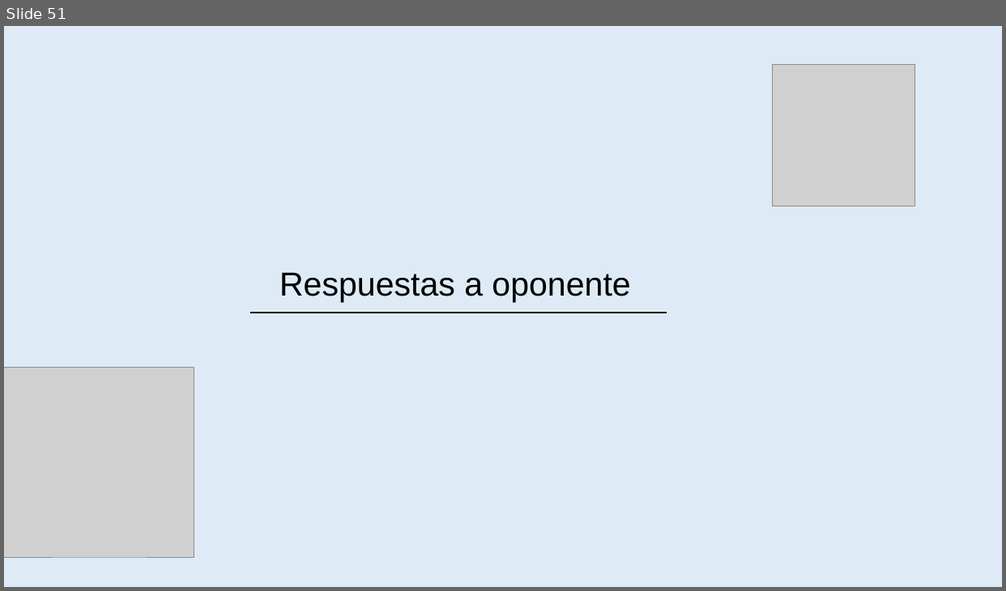
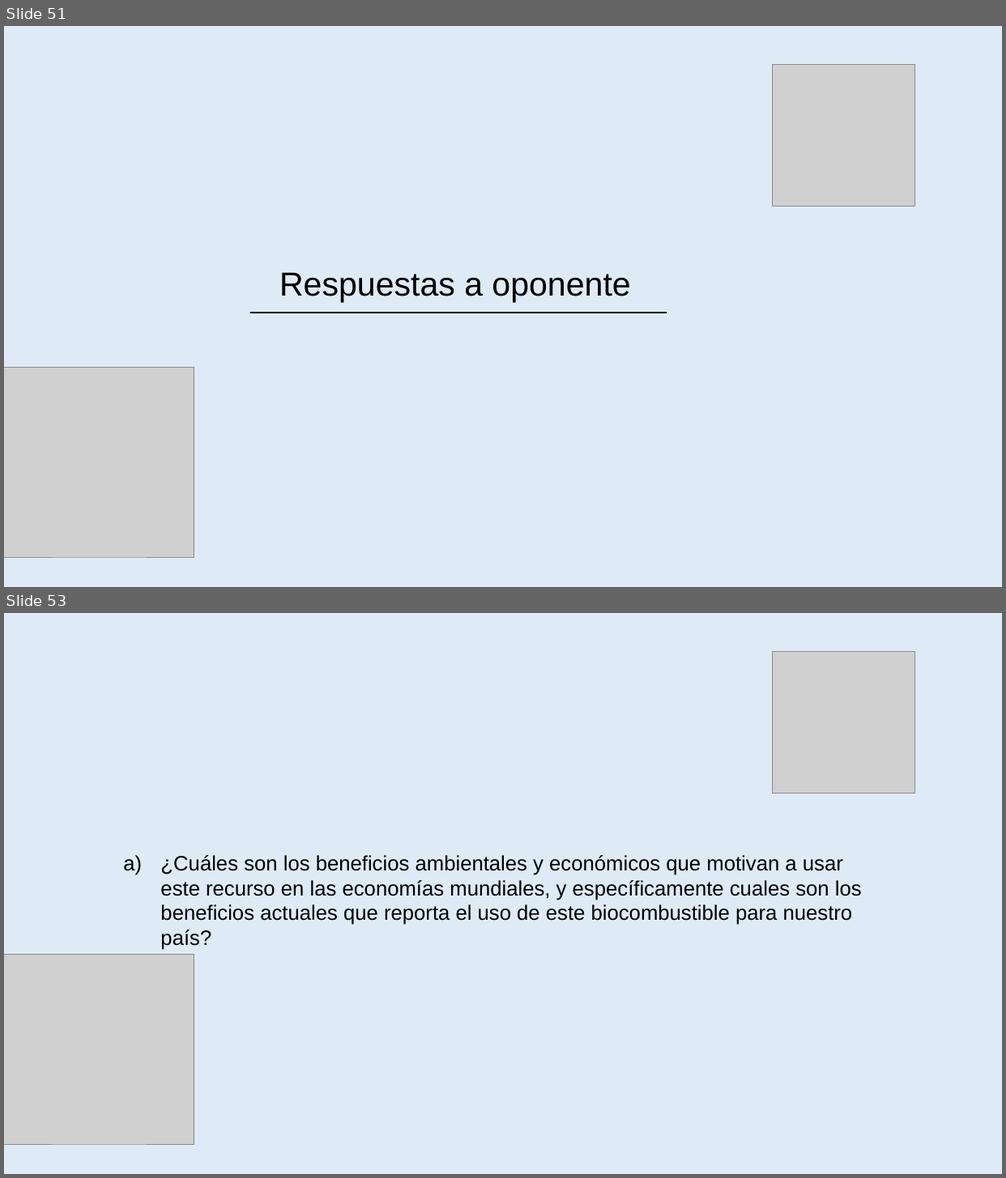
Before and after one commit to amypadron/prower_tesis, a slide deck: Digestión anaerobía.Original.pptx. Shown one above the other, each under a label of ours: slide 51 before the commit, slides 51 and 53 after it; the slides between them are not shown. The pictures are 1006x591 and 1006x1178 pixels, drawn with LibreOffice and Linux fonts; fonts in the diff are those of the drawing; grey boxes stand for pictures. Boxes give left, top, right and bottom in pixels: in the first picture for what was removed or moved away, otherwise in the second. Text is boxed around its words. In the diff, an @@ line names an element or a change of style, - is before the commit and + after.

```diff
--- a/Digestión anaerobía.Original.pptx
+++ b/Digestión anaerobía.Original.pptx
@@ slide 53 added at [4, 613, 1002, 1174], background #DEEBF7 @@
@@ picture added at [773, 651, 915, 794] @@
@@ text added at [160, 855, 862, 950], 20 pt, text #000000 @@
+a) ¿Cuáles son los beneficios ambientales y económicos que motivan a usar este recurso en las economías mundiales, y específicamente cuales son los beneficios actuales que reporta el uso de este biocombustible para nuestro país?
@@ picture added at [4, 954, 194, 1144] @@
```
Also in this commit, not shown: 1 slide changed, 19 other slides added.
